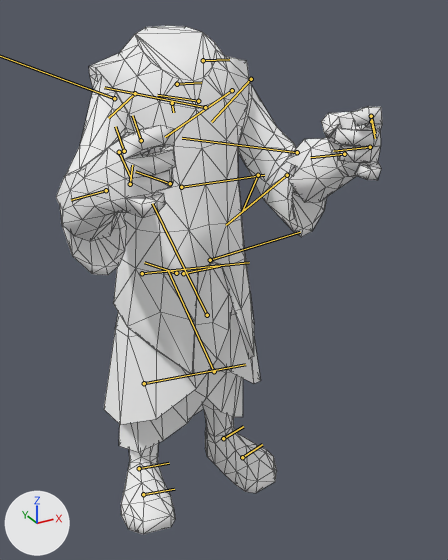
The glTF model assets/heroes/rubick/models/hero.glb as it was, and as the next commit left it.
Both versions are drawn from a 50 mm camera at (-2.45, -5.63, 5.07) aimed at (0.22, -0.78, 2.64). Every picture has the same lights, and +X, +Y and +Z are marked at lower left. The older version comes first. The bones that change, and the others that lie on the model, are drawn over the model as lines. Mesh edges are drawn as thin lines.

Objects in the first picture: 'rubick.001'.
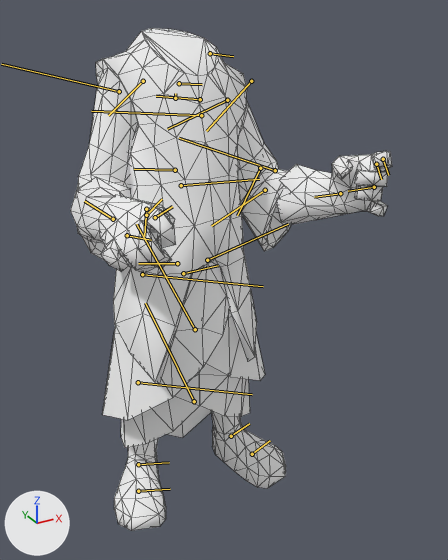
The newer file adds an action. The first version stands in its rest pose; the second is drawn at frame 405 of the action 'rubick_cc_2024_loadout'.

What differs and where, as boxes (x1, y1, x2, y2) in the pictures (448 x 560 px):
'rubick.001', posed: before (56, 26, 382, 534); after (71, 28, 392, 531)
bone 'Root_0', root to tip: before (183, 273) to (220, 266); after (183, 273) to (218, 265)
bone 'Spine_0', root to tip: before (181, 187) to (264, 175); after (181, 185) to (259, 179)
bone 'Spine_3', root to tip: before (177, 84) to (201, 82); after (179, 83) to (202, 84)
bone 'clavicle_L', root to tip: before (198, 101) to (157, 95); after (200, 99) to (156, 96)
bone 'bicep_L', root to tip: before (232, 90) to (165, 137); after (227, 100) to (167, 129)
bone 'elbow_L', root to tip: before (287, 175) to (226, 225); after (265, 190) to (211, 226)
bone 'wrist_L', root to tip: before (344, 154) to (310, 157); after (340, 193) to (314, 197)
bone 'clavicle_R', root to tip: before (172, 103) to (173, 112); after (175, 98) to (175, 93)
bone 'wrist_R', root to tip: before (106, 190) to (71, 200); after (113, 219) to (84, 201)
bone 'thumb_0_R', root to tip: before (119, 152) to (131, 179); after (146, 209) to (144, 236)
bone 'ring_0_R', root to tip: before (130, 184) to (132, 165); after (127, 235) to (151, 240)
bone 'index_0_R', root to tip: before (124, 151) to (115, 126); after (146, 215) to (162, 199)
bone 'index_1_R', root to tip: before (141, 140) to (132, 115); after (155, 217) to (172, 206)
bone 'thigh_L', root to tip: before (210, 260) to (300, 232); after (207, 260) to (288, 224)
bone 'ankle_L', root to tip: before (223, 438) to (243, 426); after (231, 436) to (249, 423)
bone 'thigh_R', root to tip: before (142, 273) to (249, 262); after (142, 274) to (263, 286)
bone 'ankle_R', root to tip: before (139, 468) to (169, 463); after (138, 464) to (169, 462)

The edits, one by one:
Bone 'Root_0' (bone_root_0) turns from (0, 0, 0) to (-1, -2, 5) degrees about its own x, y and z.
Bone 'Spine_0' (bone_spine_0) turns from (0, 0, 0) to (-1, -2, 3) degrees about its own x, y and z.
Bone 'Spine_3' (bone_spine_3) turns from (0, 0, 0) to (0, -1, 2) degrees about its own x, y and z.
Bone 'clavicle_L' (bone_clavicle_l) turns from (0, 0, 0) to (1, 4, 3) degrees about its own x, y and z.
Bone 'bicep_L' (bone_bicep_l) turns from (0, 0, 0) to (-1, -10, 0) degrees about its own x, y and z.
Bone 'elbow_L' (bone_elbow_l) turns from (0, 0, 0) to (0, -12, 0) degrees about its own x, y and z.
Bone 'wrist_L' (bone_wrist_l) turns from (0, 0, 0) to (15, 11, -3) degrees about its own x, y and z.
Bone 'clavicle_R' (bone_clavicle_r) turns from (0, 0, 0) to (-4, 1, 6) degrees about its own x, y and z.
Bone 'bicep_R' (bone_bicep_r) turns from (0, 0, 0) to (-1, -31, 14) degrees about its own x, y and z.
Bone 'wrist_R' (bone_wrist_r) turns from (0, 0, 0) to (58, -14, -15) degrees about its own x, y and z.
Bone 'thumb_0_R' (bone_thumb_0_r) turns from (0, 0, 0) to (2, 17, 16) degrees about its own x, y and z.
Bone 'ring_0_R' (bone_ring_0_r) turns from (0, 0, 0) to (7, 6, 23) degrees about its own x, y and z.
Bone 'index_0_R' (bone_index_0_r) turns from (0, 0, 0) to (9, -25, 1) degrees about its own x, y and z.
Bone 'index_1_R' (bone_index_1_r) turns from (0, 0, 0) to (21, 13, 11) degrees about its own x, y and z.
Bone 'thigh_L' (bone_thigh_l) turns from (0, 0, 0) to (-2, 0, 4) degrees about its own x, y and z.
Bone 'ankle_L' (bone_ankle_l) turns from (0, 0, 0) to (-1, 2, -4) degrees about its own x, y and z.
Bone 'thigh_R' (bone_thigh_r) turns from (0, 0, 0) to (-34, 6, 1) degrees about its own x, y and z.
Bone 'ankle_R' (bone_ankle_r) turns from (0, 0, 0) to (5, 1, -20) degrees about its own x, y and z.
